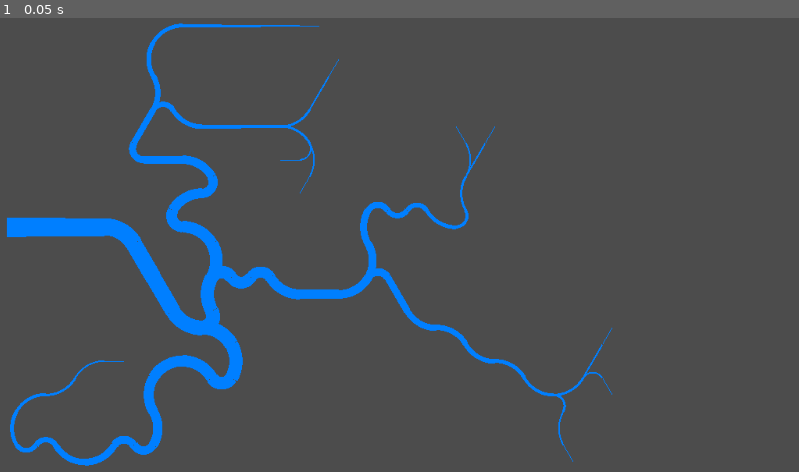
Above: before the commit, frame 1.
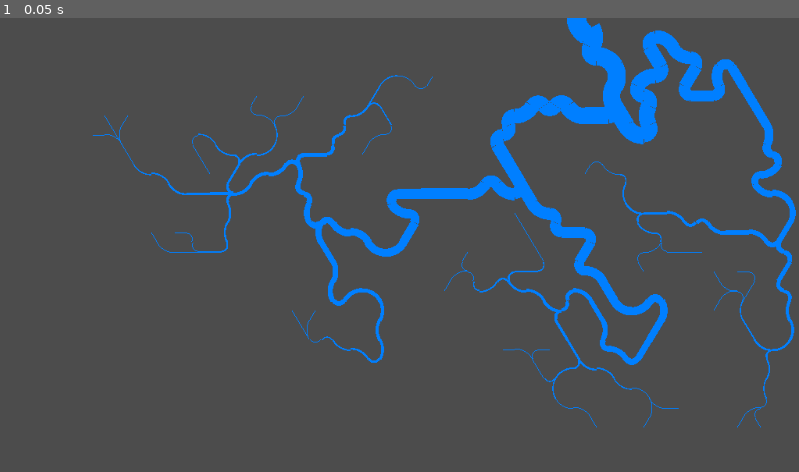
Above: after the commit, the same moment.

Repository: MichaelReel/2DMapGen
Game: Godot game, scene res://TrigridRivers.tscn
Two runs of this game, one before a commit and one after it. Both use one fixed random seed, a clock stepped at 60 frames per second and the inputs below. This scene is started directly instead of the project's main scene.
Inputs:
- Up to frame 1 (0.05 s): no input

The runs differ from the first frame. In frame 1, 12% of the frame differs, in the area x 0-100%, y 0-99%.

Commit message:
Saving some WIP changes for Trigrid River sample.

Diff:
--- a/TrigridRivers.gd
+++ b/TrigridRivers.gd
@@ -1,10 +1,12 @@
 extends TextureRect
 
-const TRI_SIDE : float = 50.0
+const RANDOM_SEED := 41
+
+const TRI_SIDE : float = 30.0
 const TRI_HEIGHT : float = sqrt( 0.75 * (TRI_SIDE * TRI_SIDE))
-const MIN_DEPTH : float = 1.0
+const MIN_DEPTH : float = 0.0
 const START_DEPTH : float = 25.0
-const DEPTH_CHANGE : float = 1.0
+const DEPTH_CHANGE : float = 0.5
 const RADIUS : float = TRI_SIDE * sin(PI / 6) / 2
 const DENSITY : float = 0.15
 
@@ -76,6 +78,25 @@
 			#next row
 			row_ind += 1
 
+		# Want to find a pseudorandom starting location on the edge
+		var edges : Array = [] + points[0] + points[points.size() - 1]
+		for row in points.slice(1, points.size() - 2):
+			edges += [row[0], row[row.size() - 1]]
+		edges.shuffle()
+		var start : TriPoint = edges[0]
+
+		# Off grid point so river always leaves
+		var off_grid : TriPoint = null
+		if start.row == 0:
+			off_grid = TriPoint.new(start.pos + Vector2.UP * TRI_HEIGHT, 0, 0)
+			off_grid.downstream = off_grid
+
+		flow_from(start.col, start.row, START_DEPTH, off_grid)
+		# Remove some random sources depending on density
+		sources.shuffle()
+		for dumps in range(0, (1.0 - DENSITY) * sources.size()):
+			sources.pop_back()
+
 	func flow_from(col : int, row : int, depth : float, downstream = null):
 		# Recursive algorithm to visit unvisited points via connections
 
@@ -107,8 +128,6 @@
 	func draw_flows(canvas : CanvasItem, color : Color):
 		# Attempt to draw river curves
 		for source in sources:
-			if randf() > DENSITY:
-				continue
 			var point : TriPoint = source
 			var last_pos : Vector2 = point.pos
 			while true:
@@ -138,7 +157,7 @@
 				end_angle -= 2 * PI
 			if (end_angle - start_angle) < -PI:
 				end_angle += 2 * PI
-			canvas.draw_arc(center, RADIUS * 1.125, start_angle, end_angle, RADIUS * 1.25, color, line_width)
+			canvas.draw_arc(center, RADIUS, start_angle, end_angle, RADIUS * 2, color, line_width)
 		else:
 			# Open obtuse equalateral curve
 			var center : Vector2 = a + (c - b)
@@ -149,12 +168,11 @@
 				end_angle -= 2 * PI
 			if (end_angle - start_angle) < -PI:
 				end_angle += 2 * PI
-			canvas.draw_arc(center, TRI_HEIGHT, start_angle, end_angle, 20, color, line_width)
+			canvas.draw_arc(center, TRI_HEIGHT, start_angle, end_angle, TRI_HEIGHT * 2, color, line_width)
 
 func _ready():
-	seed(1)
+	seed(RANDOM_SEED)
 	grid = TriGrid.new(width, height)
-	grid.flow_from(0, 6, START_DEPTH)
 
 func _draw():
 	grid.draw_flows(self, Color(0.0, 0.5, 1.0, 1.0))
--- a/TrigridRivers.tscn
+++ b/TrigridRivers.tscn
@@ -3,10 +3,8 @@
 [ext_resource path="res://TrigridRivers.gd" type="Script" id=1]
 
 [node name="TrigridRivers" type="TextureRect"]
-margin_left = 10.0
-margin_top = 10.0
-margin_right = 1014.0
-margin_bottom = 590.0
+margin_right = 1024.0
+margin_bottom = 600.0
 script = ExtResource( 1 )
 __meta__ = {
 "_edit_use_anchors_": false
